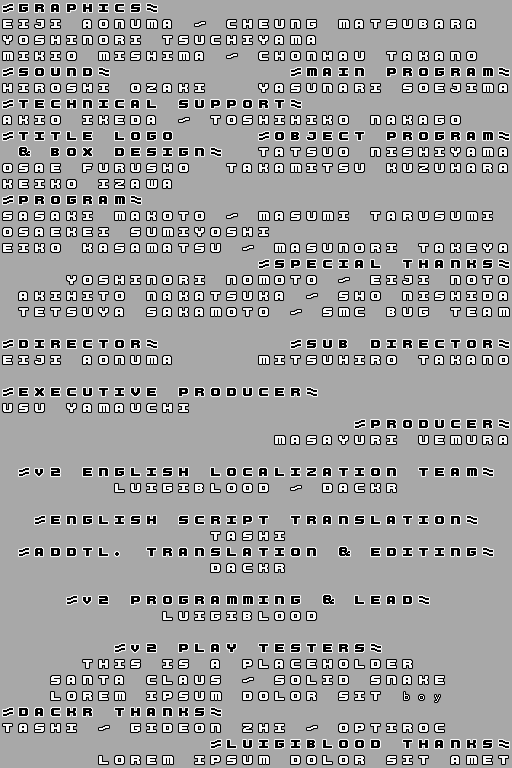
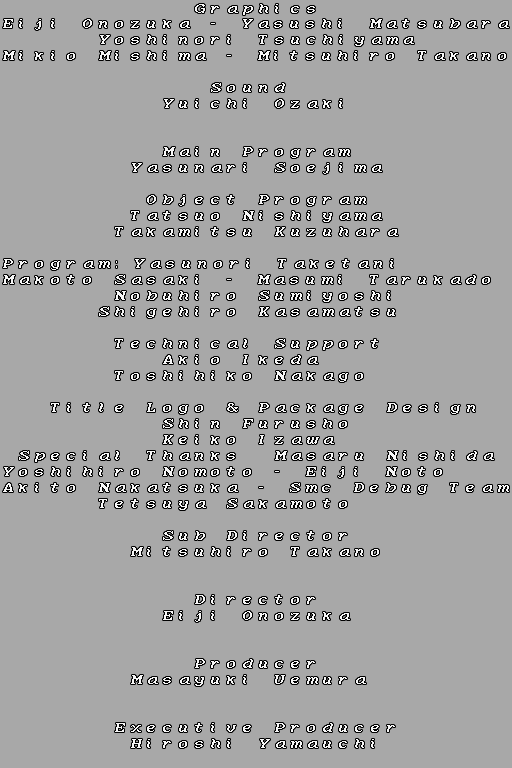
Layer changes from the first 512px x 768px image to the second:
hid "=GRAPHICS_ =SOUND_ =MAIN PROGRAM_ =TECHNICAL SUPP" over left=3, top=4, right=509, bottom=748
renamed "EIJI AONUMA - CHEUNG MATSUBARA YOSHINORI TSUCHIYAMA MIKIO MISH" to "Graphics Eiji Onozuka - Yasushi Matsubara", painted on it over left=3, top=4, right=509, bottom=764
